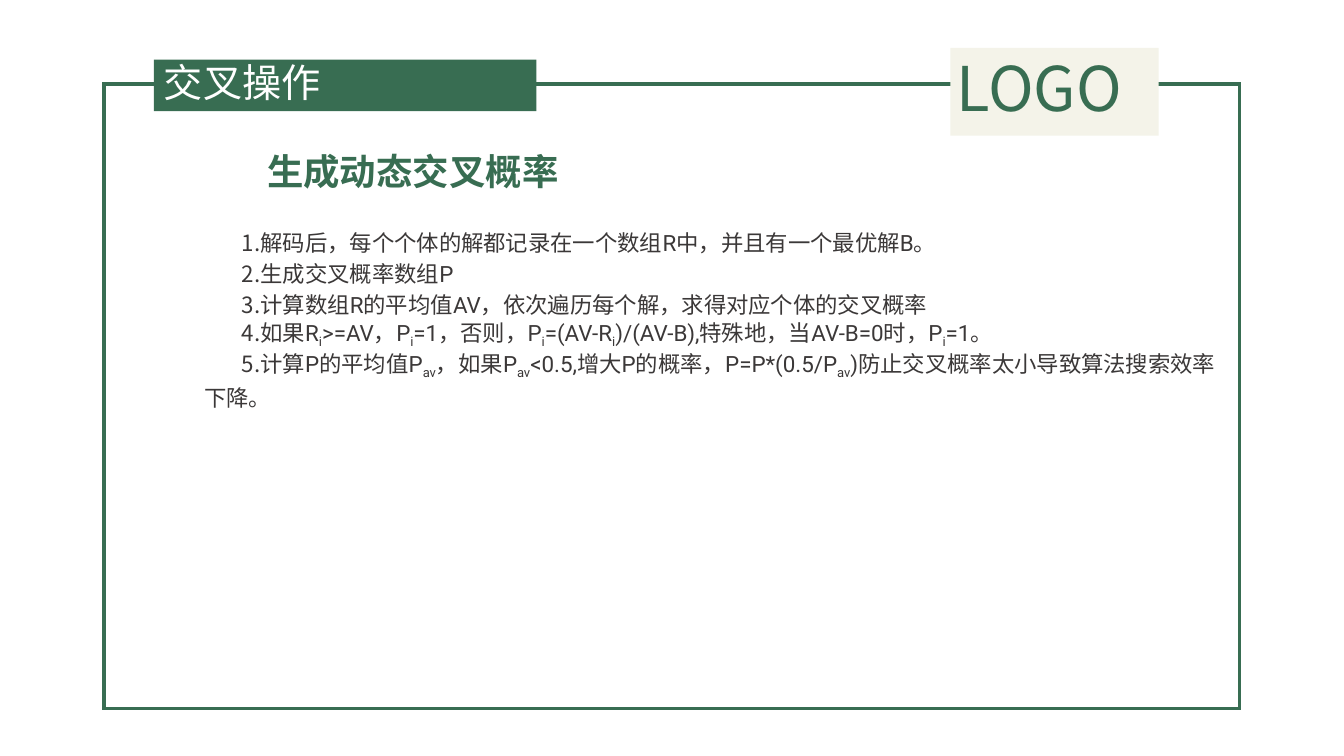
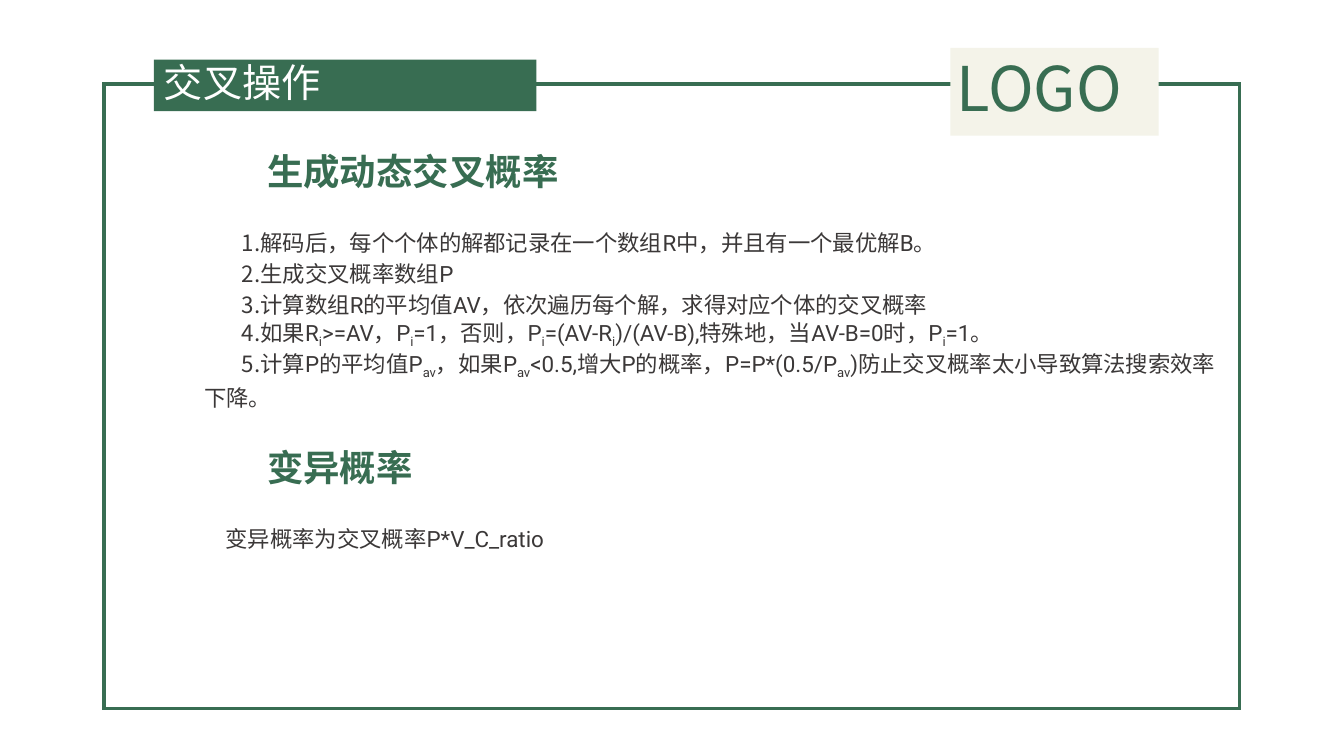
Before and after one commit to QuanQuan6/copy2, a slide deck: slide 17 of 遗传算法.pptx. Drawn at 1344x756 pixels with LibreOffice and Linux fonts; fonts in the diff are those of the drawing; background and template pictures are left out. Boxes give left, top, right and bottom in pixels: in the first picture for what was removed or moved away, otherwise in the second. Text is boxed around its words. In the diff, an @@ line names an element or a change of style, - is before the commit and + after.

```diff
--- a/遗传算法.pptx
+++ b/遗传算法.pptx
@@ text added at (267, 450, 413, 485), 26 pt, text #386D52, bold @@
+变异概率
@@ text added at (226, 528, 544, 549), 16 pt, text #3B3838 @@
+变异概率为交叉概率P*V_C_ratio
```
Also in this commit, not shown: 3 other slides changed, 4 slides added, 4 other files.
